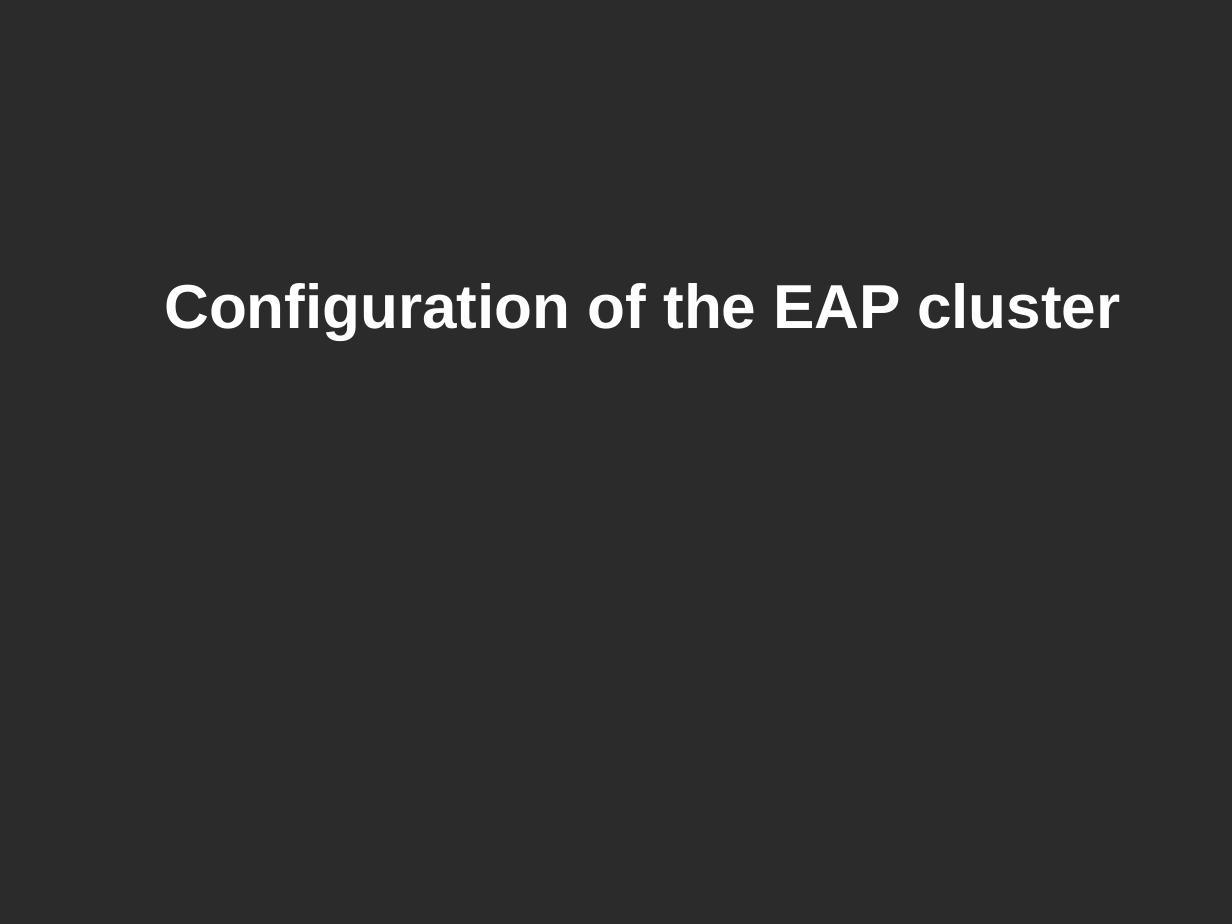
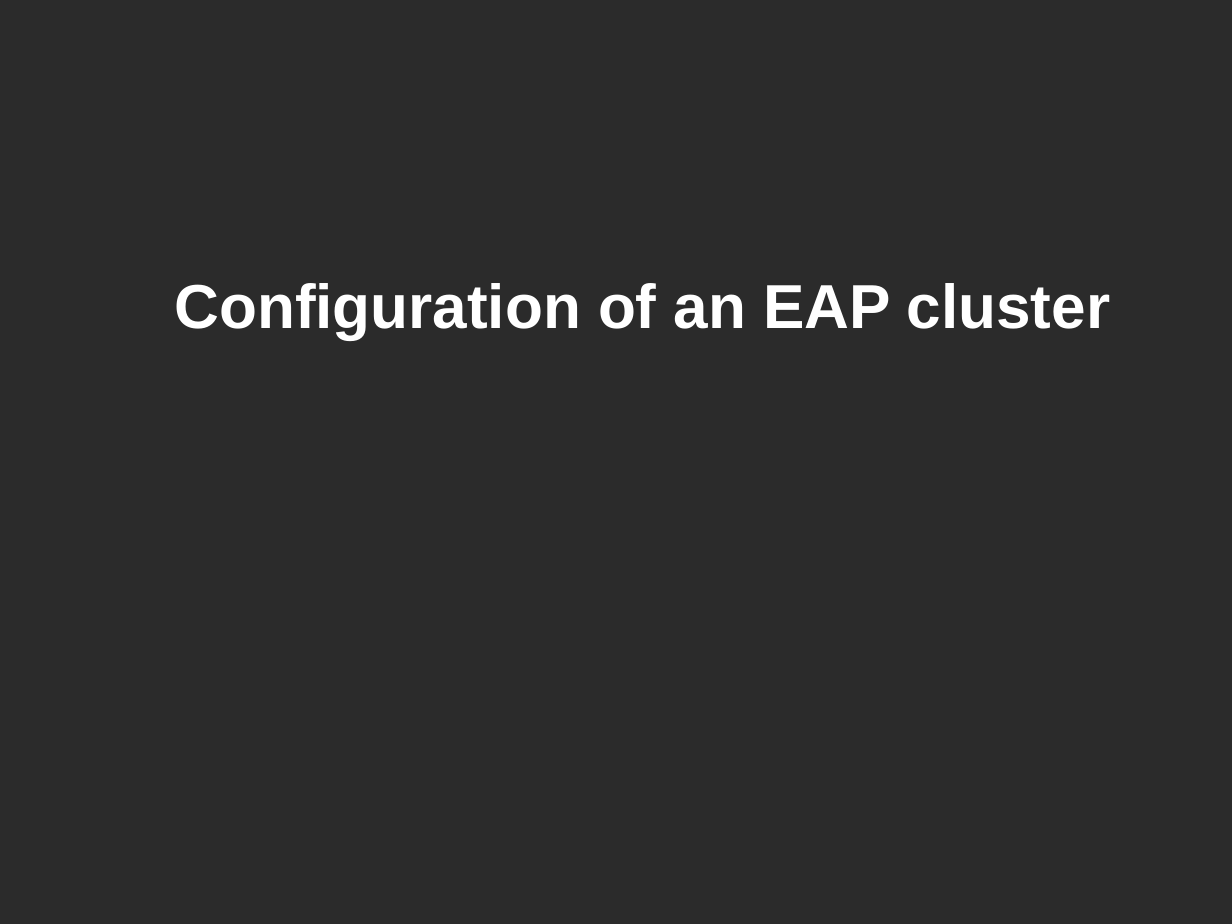
Before and after one commit to belaban/SessionPerf, a slide deck: slide 15 of docs/jbw2012.odp (slide 17 before the commit). Drawn at 1232x924 pixels with LibreOffice and Linux fonts; fonts in the diff are those of the drawing; background and template pictures are left out; a plain dark background stands for a picture behind light text. Boxes give left, top, right and bottom in pixels: in the first picture for what was removed or moved away, otherwise in the second. Text is boxed around its words. In the diff, an @@ line names an element or a change of style, - is before the commit and + after.

```diff
--- a/docs/jbw2012.odp
+++ b/docs/jbw2012.odp
@@ text at box(175, 283, 1110, 339): text changed @@
-Configuration of the EAP cluster
+Configuration of an EAP cluster
```
Also in this commit, not shown: 11 other slides changed, 3 slides added, 5 slides removed.
